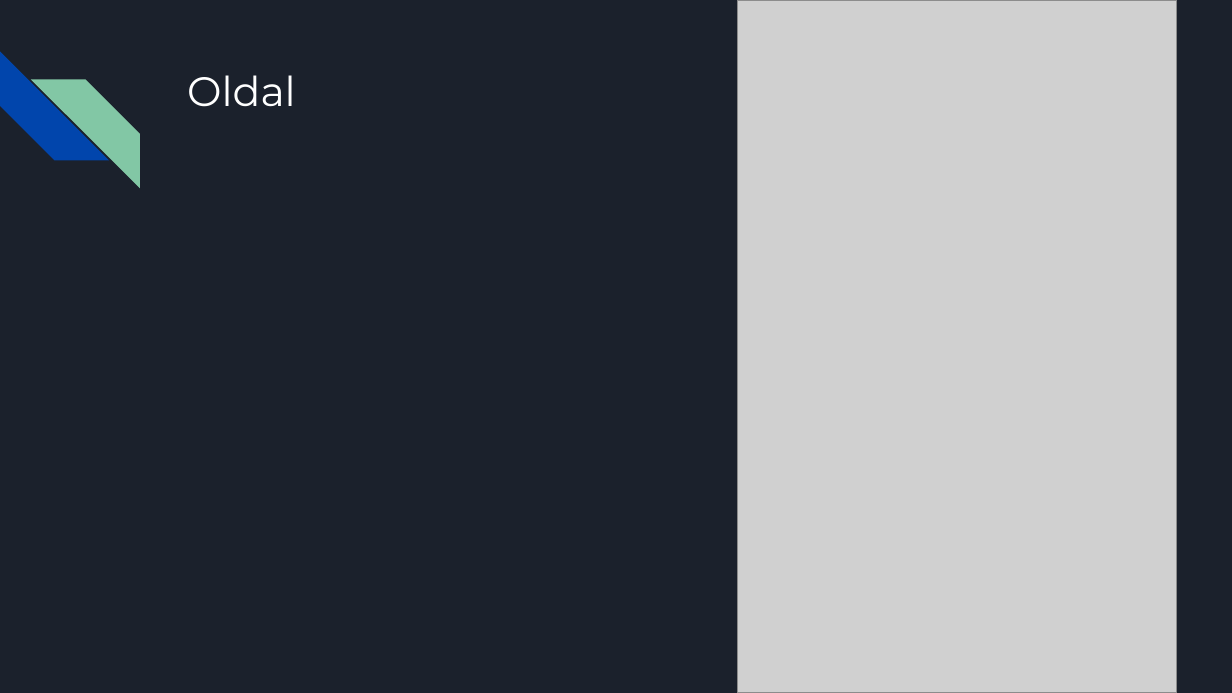
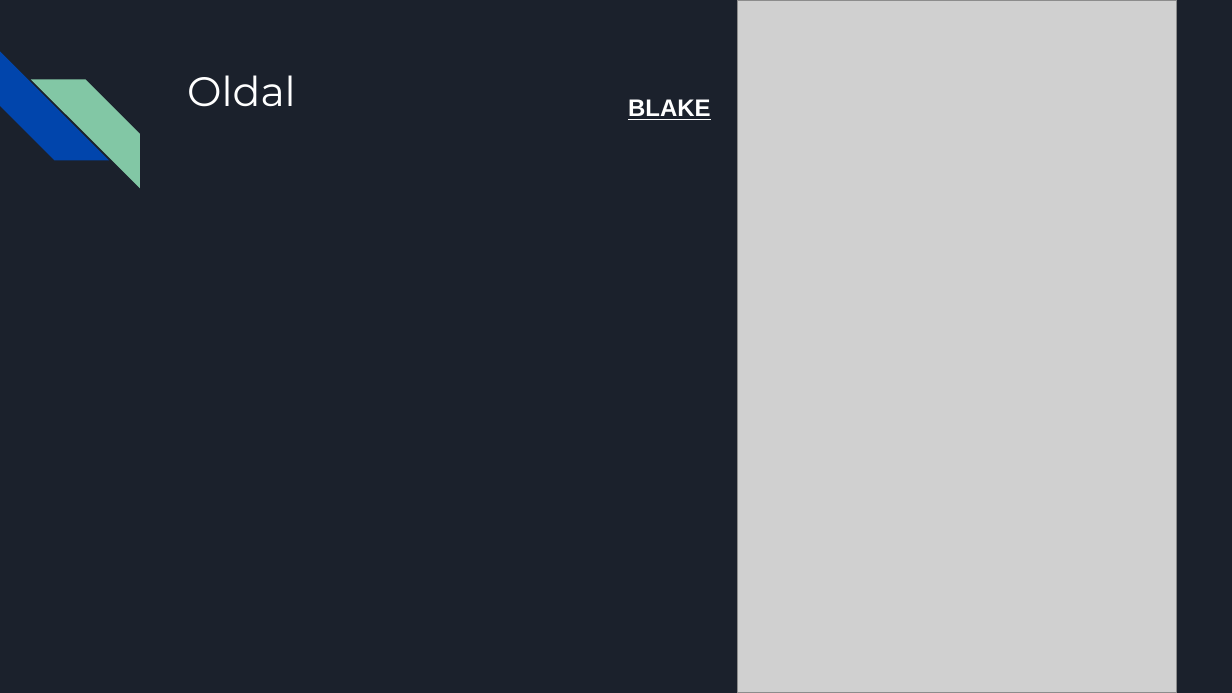
Before and after one commit to XRX265/DotNyetWork, a slide deck: slide 20 of Cím nélküli prezentáció.pptx. Drawn at 1232x693 pixels with LibreOffice and Linux fonts; fonts in the diff are those of the drawing; grey boxes stand for pictures. Boxes give left, top, right and bottom in pixels: in the first picture for what was removed or moved away, otherwise in the second. Text is boxed around its words. In the diff, an @@ line names an element or a change of style, - is before the commit and + after.

```diff
--- a/Cím nélküli prezentáció.pptx
+++ b/Cím nélküli prezentáció.pptx
@@ text added at <box>628,99,711,120</box>, 14 pt, text #FFFFFF, bold, underline @@
+BLAKE
```
Also in this commit, not shown: 14 other slides changed.
